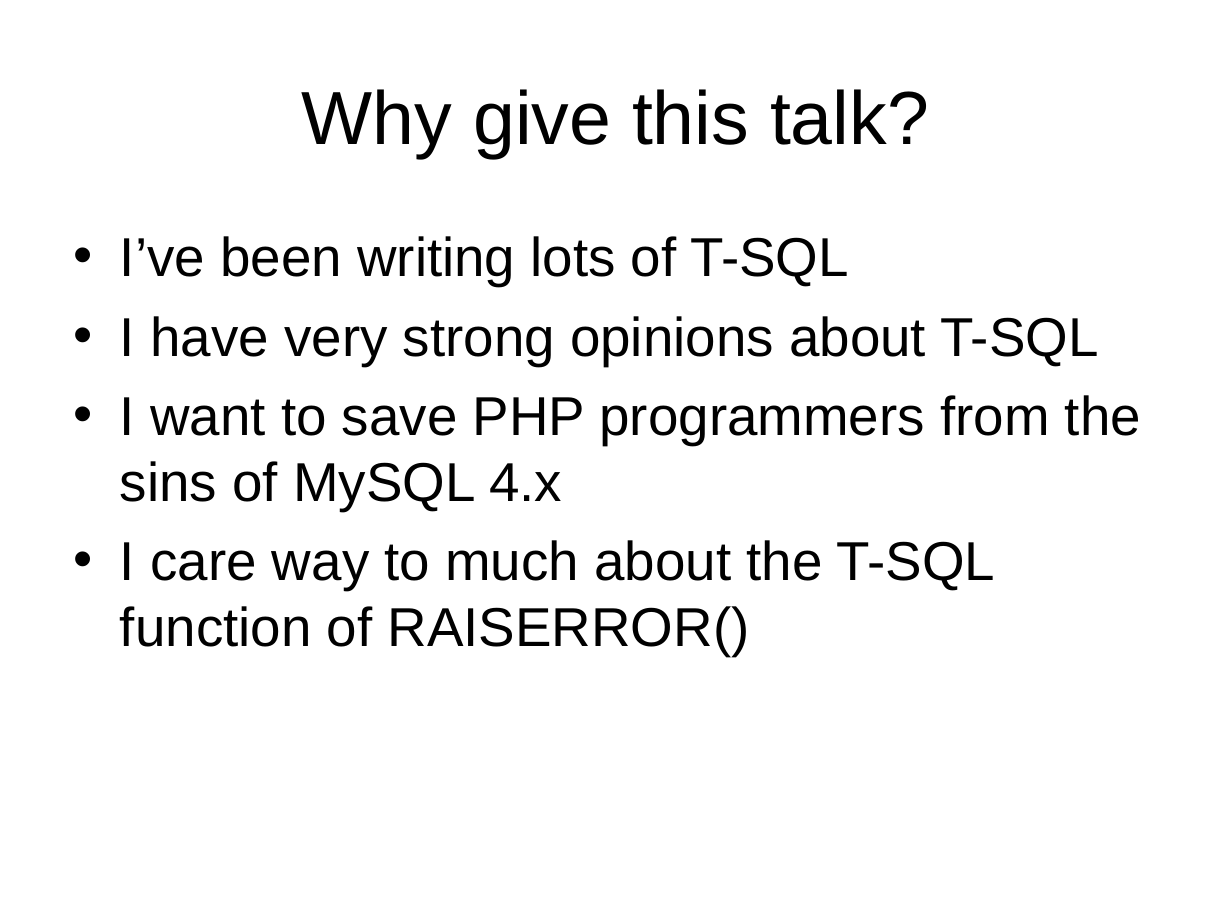
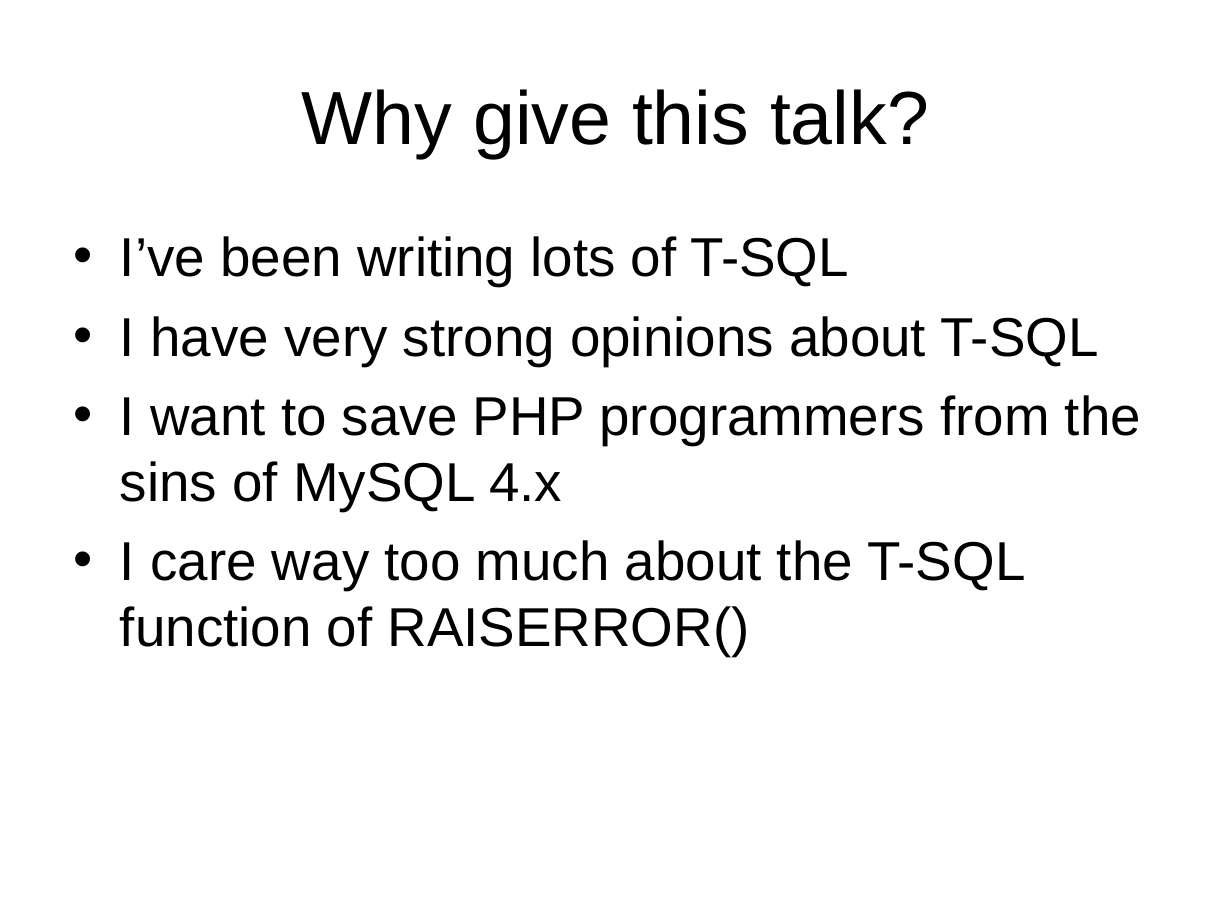
Before and after one commit to LIPHP/Employee-Contact-List, a slide deck: slide 5 of Docs/Using Microsoft SQL Server with PHP.ppt. Drawn at 1232x924 pixels with LibreOffice and Linux fonts; fonts in the diff are those of the drawing. Boxes give left, top, right and bottom in pixels: in the first picture for what was removed or moved away, otherwise in the second. Text is boxed around its words. In the diff, an @@ line names an element or a change of style, - is before the commit and + after.

```diff
--- a/Docs/Using Microsoft SQL Server with PHP.ppt
+++ b/Docs/Using Microsoft SQL Server with PHP.ppt
@@ text at bbox=[120, 540, 1025, 656]: text changed @@
-• I care way to much about the T-SQL function of RAISERROR()
+• I care way too much about the T-SQL function of RAISERROR()
```
Also in this commit, not shown: 5 other slides changed, 1 slide removed.
